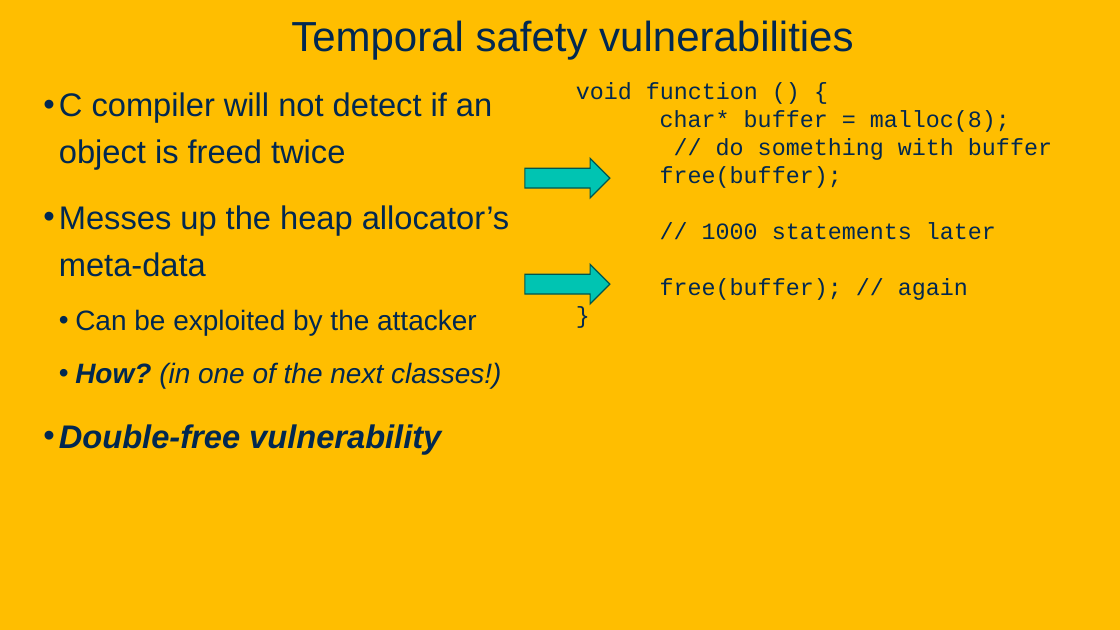
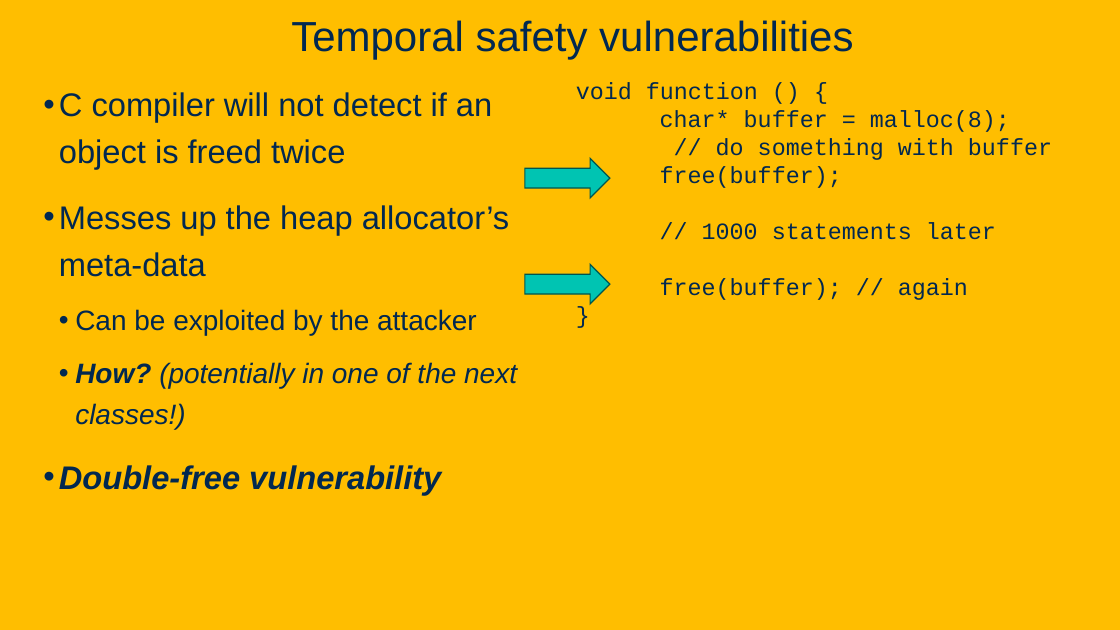
Before and after one commit to davsec-teaching/ecs160-f25, a slide deck: slide 66 of slides/9_software_security.pptx (slide 58 before the commit). Drawn at 1120x630 pixels with LibreOffice and Linux fonts; fonts in the diff are those of the drawing; background and template pictures are left out. Boxes give left, top, right and bottom in pixels: in the first picture for what was removed or moved away, otherwise in the second. Text is boxed around its words. In the diff, an @@ line names an element or a change of style, - is before the commit and + after.

```diff
--- a/slides/9_software_security.pptx
+++ b/slides/9_software_security.pptx
@@ text at box(75, 362, 517, 429): text changed @@
-  • How? (in one of the next classes!)
+  • How? (potentially in one of the next classes!)
```
Also in this commit, not shown: 4 other slides changed, 8 slides added.
